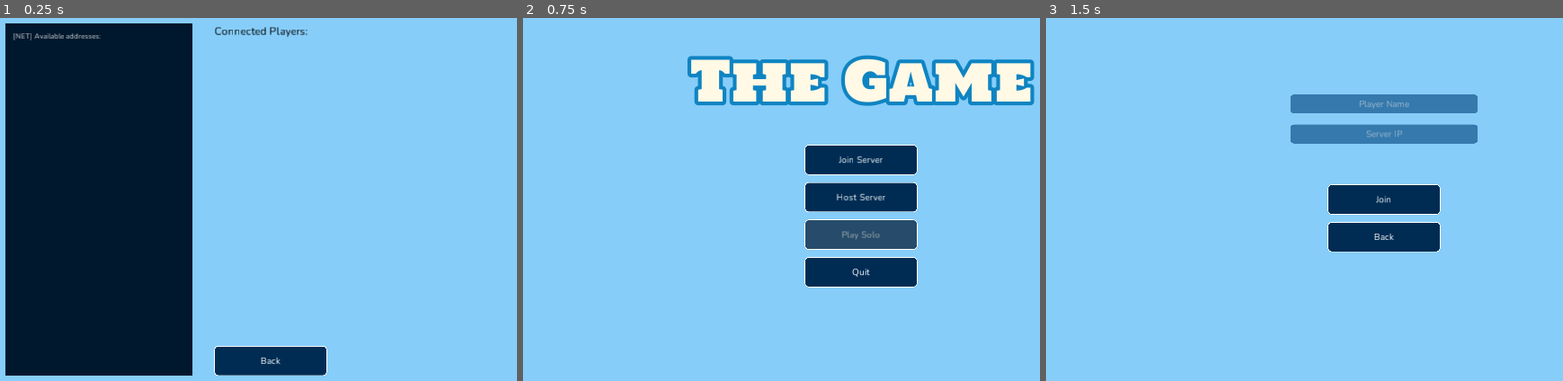
Above: before the commit, frames 1-3 (left to right).
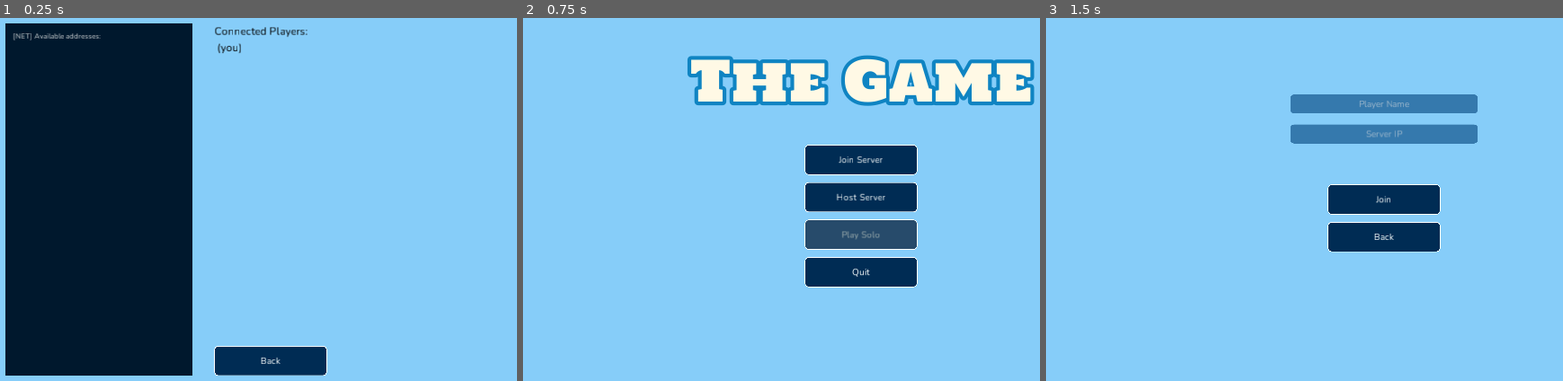
Above: after the commit, the same moments.

Repository: alemas/godot-networking
Game: Godot game, scene res://Scenes/Menu/Lobby Menu/LobbyMenu.tscn
Two runs of this game, one before a commit and one after it. Both use one fixed random seed, a clock stepped at 60 frames per second and the inputs below. This scene is started directly instead of the project's main scene.
Inputs:
- Up to frame 1 (0.25 s): no input
- Up to frame 2 (0.75 s): click "Back" at 0.5 s
- Up to frame 3 (1.5 s): click "Join Server" at 1.25 s

The runs differ from the first frame. In frame 1, less than 0.1% of the frame differs, in the area x 42-47%, y 6-10%; in frame 2, nothing differs; in frame 3, nothing differs.

Commit message:
Added Scene transitions; Started working on gameplay

Diff:
--- a/Scenes/Menu/Lobby Menu/LobbyMenu.tscn
+++ b/Scenes/Menu/Lobby Menu/LobbyMenu.tscn
@@ -324,3 +324,4 @@
 [connection signal="button_up" from="PreServerSetupUI/VBoxContainer/CenterContainer/VBoxContainer/BackButton" to="PreServerSetupUI" method="_on_BackButton_button_up"]
 [connection signal="visibility_changed" from="LobbyUI" to="LobbyUI" method="_on_LobbyUI_visibility_changed"]
 [connection signal="button_up" from="LobbyUI/HBoxContainer/VBoxContainer/HBoxContainer/BackButton" to="LobbyUI" method="_on_BackButton_button_up"]
+[connection signal="button_up" from="LobbyUI/HBoxContainer/VBoxContainer/HBoxContainer/StartGameButton" to="LobbyUI" method="_on_StartGameButton_button_up"]
--- a/Scenes/Menu/Lobby Menu/LobbyUI.gd
+++ b/Scenes/Menu/Lobby Menu/LobbyUI.gd
@@ -16,6 +16,8 @@
 
 	for player in Network.get_players().values():
 		text += "\n" + str(player.username)
+		if Player.username == player.username:
+			text += " (you)"
 
 	players_text_label.text = text
 
@@ -31,3 +33,6 @@
 	else:
 		Network.disconnect_from_server()
 	SceneSwitcher.change_to_scene("res://Scenes/Menu/Start Menu/StartMenu.tscn")
+
+func _on_StartGameButton_button_up():
+	GameManager.start_game()
--- a/Scenes/Menu/Start Menu/StartMenu.tscn
+++ b/Scenes/Menu/Start Menu/StartMenu.tscn
@@ -152,9 +152,6 @@
 anchor_right = 1.0
 anchor_bottom = 1.0
 script = ExtResource( 2 )
-__meta__ = {
-"_edit_use_anchors_": false
-}
 
 [node name="Background" type="ColorRect" parent="."]
 margin_right = 1920.0
--- /dev/null
+++ b/Scenes/World/Entities/Base Entity/KinematicBaseEntity.tscn
@@ -0,0 +1,17 @@
+[gd_scene load_steps=3 format=2]
+
+[sub_resource type="CapsuleMesh" id=1]
+radius = 0.75
+
+[sub_resource type="CapsuleShape" id=2]
+radius = 0.75
+
+[node name="KinematicBaseEntity" type="KinematicBody"]
+
+[node name="Mesh" type="CSGMesh" parent="."]
+transform = Transform( 1, 0, 0, 0, -4.37114e-08, -1, 0, 1, -4.37114e-08, 0, 1.5, 0 )
+mesh = SubResource( 1 )
+
+[node name="CollisionShape" type="CollisionShape" parent="."]
+transform = Transform( 1, 0, 0, 0, -4.37114e-08, -1, 0, 1, -4.37114e-08, 0, 1.5, 0 )
+shape = SubResource( 2 )
--- /dev/null
+++ b/Scenes/World/Entities/Player Entity/PlayerEntity.gd
@@ -0,0 +1,28 @@
+extends KinematicBody
+
+var speed = 10
+var acceleration = 5
+
+var direction: Vector3
+var velocity: Vector3
+
+# Called when the node enters the scene tree for the first time.
+func _ready():
+	pass # Replace with function body.
+
+func _process(delta):
+	direction = Vector3()
+
+	if Input.is_action_pressed("move_forward"):
+		direction -= transform.basis.z
+	if Input.is_action_pressed("move_backward"):
+		direction += transform.basis.z
+	if Input.is_action_pressed("move_left"):
+		direction -= transform.basis.x
+	if Input.is_action_pressed("move_right"):
+		direction += transform.basis.x
+
+	direction = direction.normalized()
+	velocity = direction * speed
+	velocity.linear_interpolate(velocity, acceleration * delta)
+	move_and_slide(velocity, Vector3.UP)
--- /dev/null
+++ b/Scenes/World/Entities/Player Entity/PlayerEntity.tscn
@@ -0,0 +1,16 @@
+[gd_scene load_steps=4 format=2]
+
+[ext_resource path="res://Scenes/World/Entities/Base Entity/KinematicBaseEntity.tscn" type="PackedScene" id=1]
+[ext_resource path="res://Scenes/World/Entities/Player Entity/PlayerEntity.gd" type="Script" id=2]
+
+[sub_resource type="CubeMesh" id=1]
+
+[node name="PlayerEntity" instance=ExtResource( 1 )]
+script = ExtResource( 2 )
+
+[node name="Head" type="Spatial" parent="." index="2"]
+transform = Transform( 1, 0, 0, 0, 1, 0, 0, 0, 1, 0, 3, 0 )
+
+[node name="CSGMesh" type="CSGMesh" parent="Head" index="0"]
+transform = Transform( 0.153969, 0, 0, 0, 0.128165, 0, 0, 0, 0.720716, 0, -0.423858, 0.610771 )
+mesh = SubResource( 1 )
--- /dev/null
+++ b/Scenes/World/Maps/Base Map/BaseMap.gd
@@ -0,0 +1,13 @@
+extends Spatial
+
+export var spawn_points: PoolVector3Array
+var entities: Array
+var players: Array
+
+# Called when the node enters the scene tree for the first time.
+func _ready():
+	pass # Replace with function body.
+
+func spawn_player(player: KinematicBody):
+	var spawn_point = spawn_points[0]
+	player.global_transform.origin = spawn_point
--- /dev/null
+++ b/Scenes/World/Maps/Base Map/BaseMap.tscn
@@ -0,0 +1,7 @@
+[gd_scene load_steps=2 format=2]
+
+[ext_resource path="res://Scenes/World/Maps/Base Map/BaseMap.gd" type="Script" id=1]
+
+[node name="BaseMap" type="Spatial"]
+script = ExtResource( 1 )
+spawn_points = PoolVector3Array( 0, 100, 0 )
--- /dev/null
+++ b/Scenes/World/Maps/Debug Map/DebugMap.tscn
@@ -0,0 +1,41 @@
+[gd_scene load_steps=6 format=2]
+
+[ext_resource path="res://Scenes/World/Maps/Base Map/BaseMap.tscn" type="PackedScene" id=1]
+
+[sub_resource type="Shader" id=3]
+code = "shader_type spatial;
+
+void fragment() {
+	ALBEDO = vec3(0.1, 0.3, 0.5);
+}"
+
+[sub_resource type="ShaderMaterial" id=4]
+shader = SubResource( 3 )
+
+[sub_resource type="PlaneMesh" id=1]
+material = SubResource( 4 )
+size = Vector2( 100, 100 )
+
+[sub_resource type="BoxShape" id=2]
+extents = Vector3( 50, 1, 50 )
+
+[node name="DebugMap" instance=ExtResource( 1 )]
+spawn_points = PoolVector3Array( 0, 5, 0 )
+
+[node name="StaticBody" type="StaticBody" parent="." index="0"]
+
+[node name="CSGMesh" type="CSGMesh" parent="StaticBody" index="0"]
+mesh = SubResource( 1 )
+
+[node name="CollisionShape" type="CollisionShape" parent="StaticBody" index="1"]
+transform = Transform( 1, 0, 0, 0, 1, 0, 0, 0, 1, 0, -1, 0 )
+shape = SubResource( 2 )
+
+[node name="DirectionalLight" type="DirectionalLight" parent="." index="1"]
+transform = Transform( 1, 0, 0, 0, 0.692143, 0.72176, 0, -0.72176, 0.692143, 0, 11.4444, 0 )
+light_color = Color( 0.847059, 0.996078, 1, 1 )
+
+[node name="Camera" type="Camera" parent="." index="2"]
+transform = Transform( 1, 0, 0, 0, 0.677993, 0.735069, 0, -0.735069, 0.677993, 0, 35, 42 )
+current = true
+fov = 79.6
--- /dev/null
+++ b/Scripts/GameManager.gd
@@ -0,0 +1,29 @@
+extends Node
+
+enum State {
+	Lobby, ConfiguringGame, RunningGame
+}
+
+var state = State.Lobby
+
+# Called when the node enters the scene tree for the first time.
+func _ready():
+	pass # Replace with function body.
+
+func pre_configure_game():
+	state = State.ConfiguringGame
+	var self_id = Network.get_net_id()
+
+	# Load Map
+	var debug_map = load("res://Scenes/World/Maps/Debug Map/DebugMap.tscn").instance()
+
+	# Load Player
+	var player = load("res://Scenes/World/Entities/Player Entity/PlayerEntity.tscn").instance()
+	debug_map.add_child(player)
+	debug_map.spawn_player(player)
+
+	SceneSwitcher.change_to_scene_with_instance(debug_map)
+
+
+remote func start_game():
+	pre_configure_game()
--- a/Scripts/Network.gd
+++ b/Scripts/Network.gd
@@ -26,6 +26,9 @@
 
 func is_server() -> bool:
 	return get_tree().is_network_server()
+
+func get_net_id() -> int:
+	return get_tree().get_network_unique_id()
 
 func get_local_addresses_description() -> String:
 	var description = "Available addresses: "
--- a/Scripts/SceneSwitcher.gd
+++ b/Scripts/SceneSwitcher.gd
@@ -6,14 +6,20 @@
 	var root = get_tree().get_root()
 	current_scene = root.get_child(root.get_child_count() - 1)
 
+func change_to_scene_with_instance(new_scene: Node, params = null):
+	call_deferred("_deferred_change_to_scene_with_instance", new_scene, params)
+
 func change_to_scene(path: String, params = null):
-	call_deferred("_deferred_change_to_scene", path, params)
+	call_deferred("_deferred_change_to_scene_with_path", path, params)
 
-func _deferred_change_to_scene(path: String, params):
+func _deferred_change_to_scene_with_path(path: String, params):
+	var new_scene = ResourceLoader.load(path).instance()
+	_deferred_change_to_scene_with_instance(new_scene, params)
+
+func _deferred_change_to_scene_with_instance(new_scene: Node, params):
 	current_scene.free()
-	var new_scene = ResourceLoader.load(path)
-	current_scene = new_scene.instance()
+	current_scene = new_scene
 	if "params" in current_scene:
-		current_scene.params = params
+		new_scene.params = params
 	get_tree().get_root().add_child(current_scene)
 	get_tree().set_current_scene(current_scene)
--- a/project.godot
+++ b/project.godot
@@ -21,6 +21,7 @@
 Colors="*res://Scripts/Colors.gd"
 SceneSwitcher="*res://Scripts/SceneSwitcher.gd"
 Player="*res://Scripts/Player.gd"
+GameManager="*res://Scripts/GameManager.gd"
 
 [display]
 
@@ -32,6 +33,29 @@
 window/stretch/mode="2d"
 window/stretch/aspect="keep"
 
+[input]
+
+move_forward={
+"deadzone": 0.5,
+"events": [ Object(InputEventKey,"resource_local_to_scene":false,"resource_name":"","device":0,"alt":false,"shift":false,"control":false,"meta":false,"command":false,"pressed":false,"scancode":87,"physical_scancode":0,"unicode":0,"echo":false,"script":null)
+ ]
+}
+move_backward={
+"deadzone": 0.5,
+"events": [ Object(InputEventKey,"resource_local_to_scene":false,"resource_name":"","device":0,"alt":false,"shift":false,"control":false,"meta":false,"command":false,"pressed":false,"scancode":83,"physical_scancode":0,"unicode":0,"echo":false,"script":null)
+ ]
+}
+move_right={
+"deadzone": 0.5,
+"events": [ Object(InputEventKey,"resource_local_to_scene":false,"resource_name":"","device":0,"alt":false,"shift":false,"control":false,"meta":false,"command":false,"pressed":false,"scancode":68,"physical_scancode":0,"unicode":0,"echo":false,"script":null)
+ ]
+}
+move_left={
+"deadzone": 0.5,
+"events": [ Object(InputEventKey,"resource_local_to_scene":false,"resource_name":"","device":0,"alt":false,"shift":false,"control":false,"meta":false,"command":false,"pressed":false,"scancode":65,"physical_scancode":0,"unicode":0,"echo":false,"script":null)
+ ]
+}
+
 [physics]
 
 common/enable_pause_aware_picking=true
